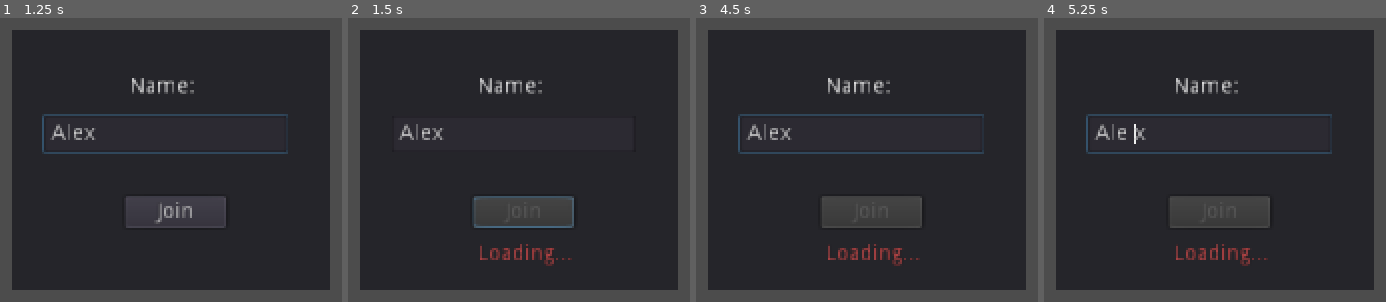
Above: before the commit, frames 1-4 (left to right).
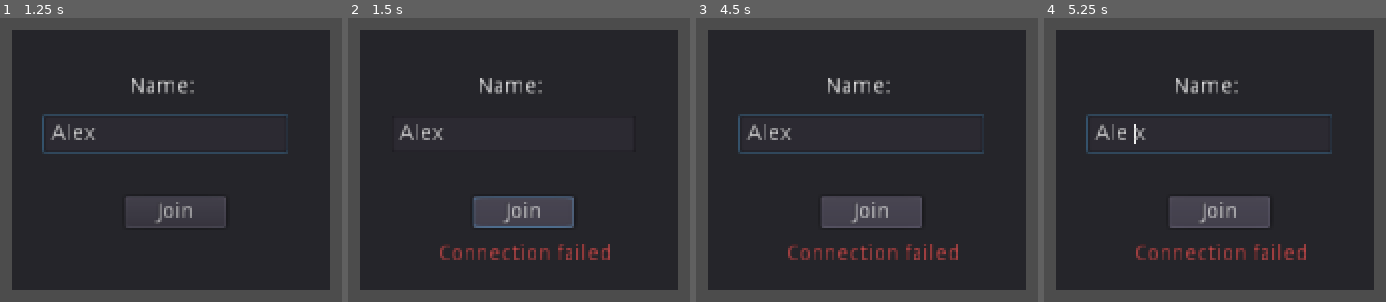
Above: after the commit, the same moments.

Repository: guillaumeVilar/multiplayer-bomber-godot
Game: Godot game, scene res://scenes/lobby.tscn
Two runs of this game, one before a commit and one after it. Both use one fixed random seed, a clock stepped at 60 frames per second and the inputs below.
Inputs (mouse positions are in pixels of both pictures, inside the frame that each line leads up to):
- Up to frame 1 (1.25 s): click (164, 134) at 0.52 s; type "Alex" at 0.6 s
- Up to frame 2 (1.5 s): click "Join" at 1.25 s
- Up to frame 3 (4.5 s): hold Right (move_right) 2.03-2.78 s; hold Down (move_down) 2.78-3.53 s; hold Right (move_right) 3.53-4.28 s; hold Up (move_up) from 4.28 s (still down)
- Up to frame 4 (5.25 s): tap Enter at 5 s; release Up (move_up) at 5.03 s; hold Left (move_left) from 5.03 s (still down); hold Space (set_bomb) from 5.03 s (still down)

Frame 1 is identical in both runs. In frame 2, 1.4% of the frame differs, in the area x 26-77%, y 64-88%; in frame 3, 1.5%; in frame 4, 1.5%.
Error before the commit: Invalid operands 'String' and 'int' in operator '+'. (res://scripts/gamestate.gd:294)

Commit message:
[FIX]: Fix error in joining + game over screen not showing

Diff:
--- a/scripts/gamestate.gd
+++ b/scripts/gamestate.gd
@@ -291,7 +291,7 @@
 	# This is done so we have a secure web socket with the security automatically handled by the GCP App run environment.
 	print("Connecting to url: " + url)
 	var error = client.connect_to_url(url, PoolStringArray(), true);
-	print("Error: " + error)
+	print("Error: " + str(error))
 	get_tree().set_network_peer(client);
 
 
@@ -340,8 +340,6 @@
 # Disconnect the client from the server
 remote func disconnectClient():
 	client.disconnect_from_host()
-	end_game()
-	# emit_signal("game_error", "Disconnecting from server")
 
 func addLocalPlayerToServer():
 	print("Adding local player to server: " + str(local_player))
